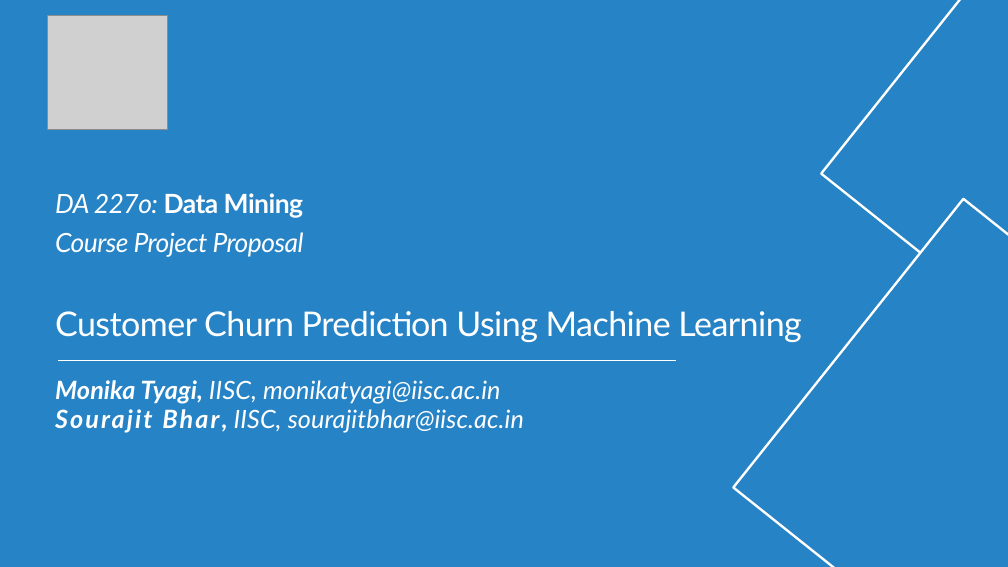
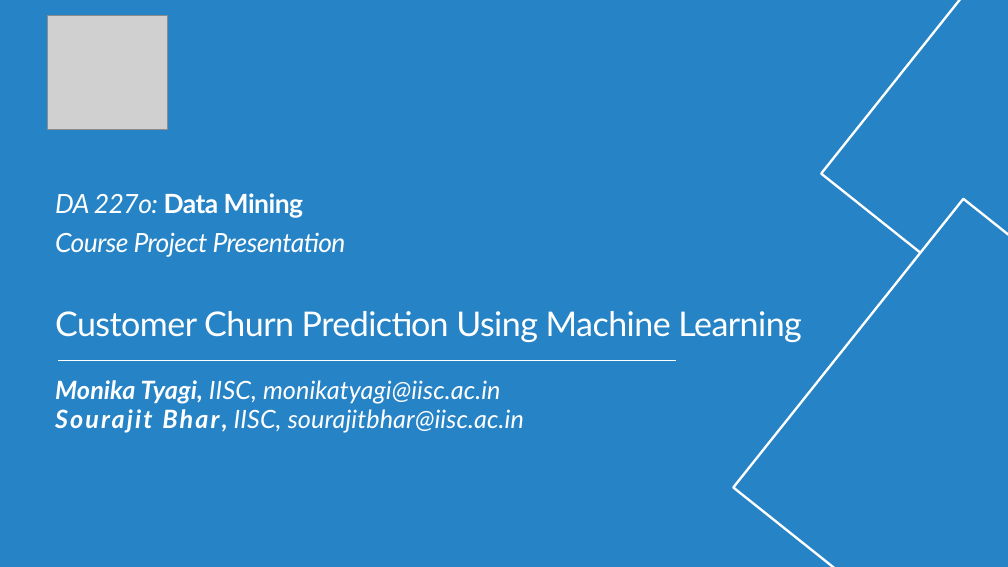
Before and after one commit to monikatyagiisc/customer-churn-prediction, a slide deck: slide 1 of reports/Customer_Churn_Prediction.pptx. Drawn at 1008x567 pixels with LibreOffice and Linux fonts; fonts in the diff are those of the drawing; grey boxes stand for pictures. Boxes give left, top, right and bottom in pixels: in the first picture for what was removed or moved away, otherwise in the second. Text is boxed around its words. In the diff, an @@ line names an element or a change of style, - is before the commit and + after.

Commit message:
Update Customer Churn Prediction presentation with revised content and visuals

```diff
--- a/reports/Customer_Churn_Prediction.pptx
+++ b/reports/Customer_Churn_Prediction.pptx
@@ title at (55,193,802,342): text changed @@
-DA 227o: Data Mining
-Course Project Proposal
-Customer Churn Prediction Using Machine Learning
+DA 227o: Data Mining
+Course Project Presentation
+Customer Churn Prediction Using Machine Learning
```
Also in this commit, not shown: 7 other slides changed, 2 slides added, 5 slides removed.
